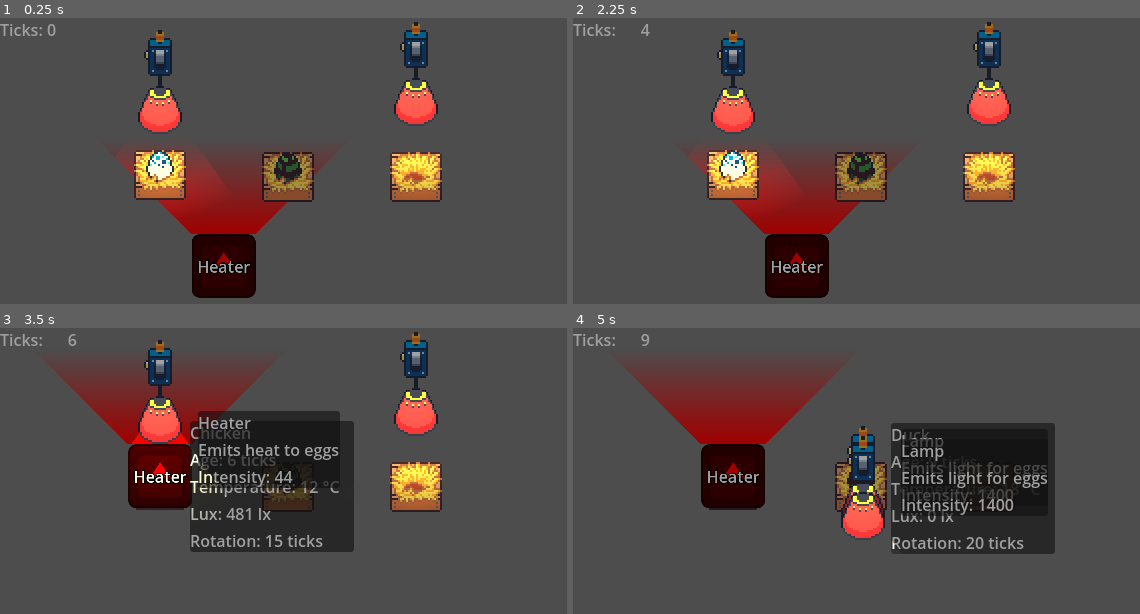
Above: before the commit, frames 1-4 (two rows, left to right).
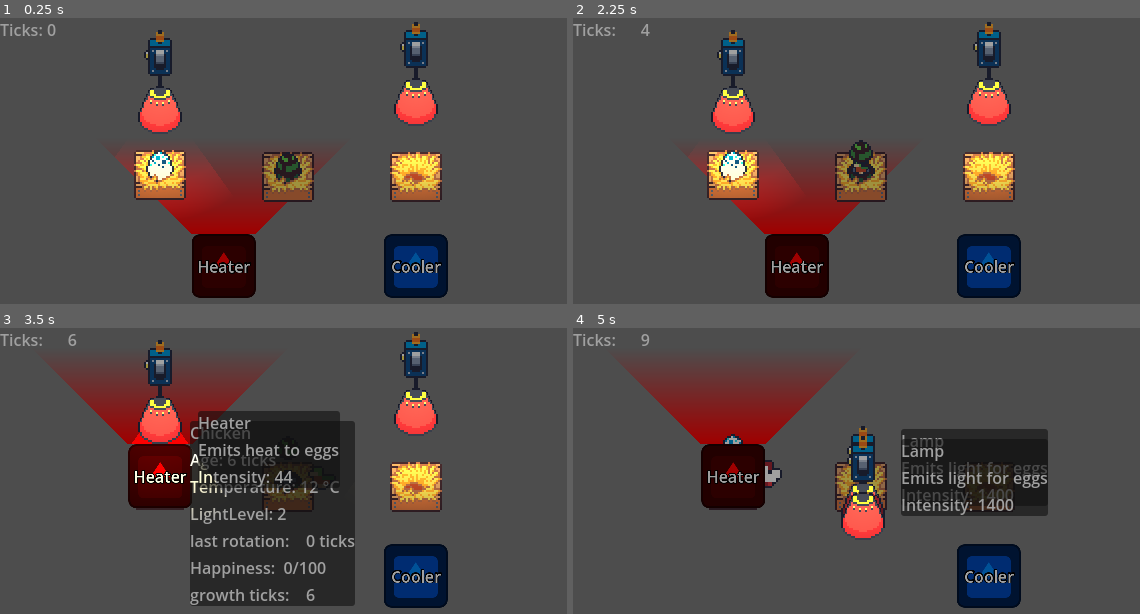
Above: after the commit, the same moments.

Repository: Chris-GW/eggs_incubation_station
Game: Godot game, scene res://main.tscn
The game is run twice, just before and just after one commit, with the same random seed, the same clock (stepped at 60 frames per second) and the same inputs. The engine's default icon, where the game draws it, is replaced by a stand-in: a white triangle on a blue panel in a dark square.
Inputs (mouse positions are in pixels of both pictures, inside the frame that each line leads up to):
- Up to frame 1 (0.25 s): no input
- Up to frame 2 (2.25 s): tap Enter at 0.5, 2 s; drag from (731, 175) to (986, 178) at 0.52 s; tap Space at 1.25 s; drag from (862, 178) to (799, 266) at 1.27 s; move the mouse to (986, 178) at 2.02 s; click (986, 178) at 2.17 s
- Up to frame 3 (3.5 s): drag from (226, 576) to (158, 476) at 2.77 s
- Up to frame 4 (5 s): tap Space at 3.5 s; drag from (731, 393) to (862, 476) at 3.52 s; drag from (986, 385) to (862, 488) at 4.27 s

The runs differ from the first frame. In frame 1, 2.5% of the frame differs, in the area x 67-80%, y 75-98%; in frame 2, 2.8%; in frame 3, 8.7%, in the area x 33-80%, y 33-98%; in frame 4, 7.7%.

Commit message:
first working hatching eggs

Diff:
--- a/main.tscn
+++ b/main.tscn
@@ -6,6 +6,7 @@
 [ext_resource type="PackedScene" uid="uid://bb2c5mlyg7sy4" path="res://scenes/devices/heater.tscn" id="3_h2yge"]
 [ext_resource type="Resource" uid="uid://5hgtftfyu4uv" path="res://scripts/egg_creatures/creature_duck.tres" id="4_lquwl"]
 [ext_resource type="PackedScene" uid="uid://m7nn74deuc3m" path="res://scenes/devices/hanging_lamp.tscn" id="6_7mycd"]
+[ext_resource type="PackedScene" uid="uid://brnwpac523qw7" path="res://scenes/devices/cooler.tscn" id="7_272bh"]
 
 [node name="Main" type="Node2D"]
 script = ExtResource("1_ig7tw")
@@ -33,6 +34,9 @@
 [node name="HangingLamp2" parent="Map" instance=ExtResource("6_7mycd")]
 position = Vector2(416, 56)
 
+[node name="Cooler" parent="Map" instance=ExtResource("7_272bh")]
+position = Vector2(416, 248)
+
 [node name="GameTickTimer" type="Timer" parent="."]
 wait_time = 0.5
 autostart = true
@@ -46,4 +50,7 @@
 [node name="CanvasModulate" type="CanvasModulate" parent="."]
 color = Color(0.625597, 0.625597, 0.625597, 1)
 
+[node name="Camera2D" type="Camera2D" parent="."]
+anchor_mode = 0
+
 [connection signal="timeout" from="GameTickTimer" to="." method="_on_game_tick_timer_timeout"]
--- a/scenes/devices/hanging_lamp.tscn
+++ b/scenes/devices/hanging_lamp.tscn
@@ -68,6 +68,7 @@
 texture = SubResource("AtlasTexture_nvrtj")
 
 [node name="HoverPanelContainer" type="PanelContainer" parent="."]
+visible = false
 z_index = 5
 offset_left = 38.0
 offset_top = -49.0
--- a/scenes/devices/heater.tscn
+++ b/scenes/devices/heater.tscn
@@ -53,7 +53,6 @@
 polygon = PackedVector2Array(32, -32, 128, -128, -128, -128, -32, -32)
 
 [node name="HoverPanelContainer" type="PanelContainer" parent="."]
-visible = false
 z_index = 5
 offset_left = 38.0
 offset_top = -65.0
--- a/scenes/egg.tscn
+++ b/scenes/egg.tscn
@@ -11,14 +11,6 @@
 [sub_resource type="CircleShape2D" id="CircleShape2D_34461"]
 radius = 16.0312
 
-[sub_resource type="Animation" id="Animation_34461"]
-resource_name = "crack_egg"
-
-[sub_resource type="AnimationLibrary" id="AnimationLibrary_ifgqj"]
-_data = {
-&"crack_egg": SubResource("Animation_34461")
-}
-
 [node name="Egg" type="Area2D" groups=["eggs"]]
 monitoring = false
 script = ExtResource("1_qlus4")
@@ -29,10 +21,6 @@
 texture = SubResource("AtlasTexture_qlus4")
 
 [node name="CollisionShape2D" type="CollisionShape2D" parent="."]
+visible = false
 shape = SubResource("CircleShape2D_34461")
 debug_color = Color(0.792, 0.168, 0.95, 0.4)
-
-[node name="AnimationPlayer" type="AnimationPlayer" parent="."]
-libraries = {
-&"": SubResource("AnimationLibrary_ifgqj")
-}
--- /dev/null
+++ b/scenes/hatching_egg.tscn
@@ -0,0 +1,137 @@
+[gd_scene load_steps=9 format=3 uid="uid://diea6012w0e58"]
+
+[ext_resource type="Texture2D" uid="uid://db3gu7d6rsodx" path="res://assets/eggs/Colorful.png" id="1_hpn3s"]
+[ext_resource type="Texture2D" uid="uid://cxtliepbtfjd6" path="res://assets/eggs/Creatures Color.png" id="2_2d7kv"]
+
+[sub_resource type="AtlasTexture" id="AtlasTexture_rx8pr"]
+atlas = ExtResource("1_hpn3s")
+region = Rect2(96, 128, 16, 16)
+
+[sub_resource type="AtlasTexture" id="AtlasTexture_5pqc7"]
+atlas = ExtResource("2_2d7kv")
+region = Rect2(0, 16, 16, 16)
+
+[sub_resource type="AtlasTexture" id="AtlasTexture_yt237"]
+atlas = ExtResource("1_hpn3s")
+region = Rect2(80, 128, 16, 16)
+
+[sub_resource type="Animation" id="Animation_rx8pr"]
+length = 0.001
+tracks/0/type = "value"
+tracks/0/imported = false
+tracks/0/enabled = true
+tracks/0/path = NodePath("CreatureSprite:position")
+tracks/0/interp = 1
+tracks/0/loop_wrap = true
+tracks/0/keys = {
+"times": PackedFloat32Array(0),
+"transitions": PackedFloat32Array(1),
+"update": 0,
+"values": [Vector2(0, 0)]
+}
+tracks/1/type = "value"
+tracks/1/imported = false
+tracks/1/enabled = true
+tracks/1/path = NodePath("CreatureSprite:scale")
+tracks/1/interp = 1
+tracks/1/loop_wrap = true
+tracks/1/keys = {
+"times": PackedFloat32Array(0),
+"transitions": PackedFloat32Array(1),
+"update": 0,
+"values": [Vector2(2, 2)]
+}
+tracks/2/type = "value"
+tracks/2/imported = false
+tracks/2/enabled = true
+tracks/2/path = NodePath("UpperEggshellSprite:position")
+tracks/2/interp = 1
+tracks/2/loop_wrap = true
+tracks/2/keys = {
+"times": PackedFloat32Array(0),
+"transitions": PackedFloat32Array(1),
+"update": 0,
+"values": [Vector2(0, -24)]
+}
+
+[sub_resource type="Animation" id="Animation_2d7kv"]
+resource_name = "hatch_egg"
+length = 2.0
+step = 0.05
+tracks/0/type = "value"
+tracks/0/imported = false
+tracks/0/enabled = true
+tracks/0/path = NodePath("CreatureSprite:position")
+tracks/0/interp = 1
+tracks/0/loop_wrap = true
+tracks/0/keys = {
+"times": PackedFloat32Array(0, 0.24, 0.42, 0.6, 0.83, 1),
+"transitions": PackedFloat32Array(1, 1, 1, 1, 1, 1),
+"update": 0,
+"values": [Vector2(0, 0), Vector2(0, 0), Vector2(3, -6), Vector2(12, -8), Vector2(23, -5), Vector2(34, 0)]
+}
+tracks/1/type = "value"
+tracks/1/imported = false
+tracks/1/enabled = true
+tracks/1/path = NodePath("CreatureSprite:scale")
+tracks/1/interp = 1
+tracks/1/loop_wrap = true
+tracks/1/keys = {
+"times": PackedFloat32Array(0, 0.5),
+"transitions": PackedFloat32Array(1, 1),
+"update": 0,
+"values": [Vector2(0.5, 0.5), Vector2(2, 2)]
+}
+tracks/2/type = "value"
+tracks/2/imported = false
+tracks/2/enabled = true
+tracks/2/path = NodePath("UpperEggshellSprite:position")
+tracks/2/interp = 1
+tracks/2/loop_wrap = true
+tracks/2/keys = {
+"times": PackedFloat32Array(0, 0.5),
+"transitions": PackedFloat32Array(1, 1),
+"update": 0,
+"values": [Vector2(0, 0), Vector2(0, -26)]
+}
+tracks/3/type = "method"
+tracks/3/imported = false
+tracks/3/enabled = true
+tracks/3/path = NodePath(".")
+tracks/3/interp = 1
+tracks/3/loop_wrap = true
+tracks/3/keys = {
+"times": PackedFloat32Array(2),
+"transitions": PackedFloat32Array(1),
+"values": [{
+"args": [],
+"method": &"queue_free"
+}]
+}
+
+[sub_resource type="AnimationLibrary" id="AnimationLibrary_5pqc7"]
+_data = {
+&"RESET": SubResource("Animation_rx8pr"),
+&"hatch_egg": SubResource("Animation_2d7kv")
+}
+
+[node name="HatchingEgg" type="Node2D"]
+
+[node name="LowerEggshellSprite" type="Sprite2D" parent="."]
+scale = Vector2(2, 2)
+texture = SubResource("AtlasTexture_rx8pr")
+
+[node name="CreatureSprite" type="Sprite2D" parent="."]
+scale = Vector2(2, 2)
+texture = SubResource("AtlasTexture_5pqc7")
+
+[node name="UpperEggshellSprite" type="Sprite2D" parent="."]
+position = Vector2(0, -24)
+scale = Vector2(2, 2)
+texture = SubResource("AtlasTexture_yt237")
+
+[node name="AnimationPlayer" type="AnimationPlayer" parent="."]
+libraries = {
+&"": SubResource("AnimationLibrary_5pqc7")
+}
+autoplay = "hatch_egg"
--- a/scenes/incubation_station.tscn
+++ b/scenes/incubation_station.tscn
@@ -72,16 +72,26 @@
 layout_mode = 2
 text = "Temperature: 21.5 °C"
 
-[node name="LuxLabel" type="Label" parent="HoverPanelContainer/BoxContainer"]
+[node name="LightLevelLabel" type="Label" parent="HoverPanelContainer/BoxContainer"]
 unique_name_in_owner = true
 layout_mode = 2
-text = "Lux: 0.0 lx"
+text = "LightLevel: DARK"
 
 [node name="RotationTimerLabel" type="Label" parent="HoverPanelContainer/BoxContainer"]
 unique_name_in_owner = true
 layout_mode = 2
 text = "Rotation: 12.0 sec"
 
+[node name="HappinessLabel" type="Label" parent="HoverPanelContainer/BoxContainer"]
+unique_name_in_owner = true
+layout_mode = 2
+text = "Happiness: 63/100"
+
+[node name="GrowthLabel" type="Label" parent="HoverPanelContainer/BoxContainer"]
+unique_name_in_owner = true
+layout_mode = 2
+text = "growth ticks: 512"
+
 [connection signal="input_event" from="." to="." method="_on_input_event"]
 [connection signal="mouse_entered" from="." to="." method="_on_mouse_entered"]
 [connection signal="mouse_exited" from="." to="." method="_on_mouse_exited"]
--- a/scripts/devices/hanging_lamp.gd
+++ b/scripts/devices/hanging_lamp.gd
@@ -43,14 +43,16 @@
 
 
 func apply_heat_to(egg: Egg) -> void:
-	var temp_target := get_temperature_for(egg)
-	var difference := temp_target - egg.lux
-	egg.lux += difference
-
-func get_temperature_for(egg: Egg) -> float:
-	var distance := self.global_position.distance_to(egg.global_position)
-	var max_distance := 128.0
-	return intensity * (1.0 - distance / max_distance)
+	var max_distance := 110.0
+	var half_distance = max_distance / 2.0
+	var distance := egg_effect_area_2d.global_position.distance_to(egg.global_position)
+	if distance < half_distance:
+		if egg.light_level == EggCreature.LightLevel.DARK:
+			egg.light_level = EggCreature.LightLevel.DIMM
+		else:
+			egg.light_level = EggCreature.LightLevel.BRIGHT
+	if distance > half_distance:
+		egg.light_level = EggCreature.LightLevel.BRIGHT
 
 
 func set_enabled(_enabled: bool) -> void:
--- a/scripts/devices/heater.gd
+++ b/scripts/devices/heater.gd
@@ -70,11 +70,10 @@
 	egg_effect_area_2d.visible = enabled
 
 
-func _on_input_event(viewport: Node, event: InputEvent, shape_idx: int) -> void:
+func _on_input_event(_viewport: Node, event: InputEvent, _shape_idx: int) -> void:
 	if (event is InputEventMouseButton
-				and event.button_index == MOUSE_BUTTON_LEFT
-				and event.is_pressed()
-				and event.double_click):
+				and event.button_index == MOUSE_BUTTON_RIGHT
+				and event.is_pressed()):
 		enabled = !enabled
 
 	if (event is InputEventMouseButton
--- a/scripts/egg.gd
+++ b/scripts/egg.gd
@@ -1,12 +1,16 @@
 class_name Egg
 extends Area2D
+
+const HATCHING_EGG = preload("res://scenes/hatching_egg.tscn")
 
 @export var egg_creature: EggCreature : set = set_egg_creature
 
 @export var age_ticks := 0
 @export var temperature := 0.0
-@export var lux := 0.0
-@export var rotation_ticks_left := 0
+@export var light_level := EggCreature.LightLevel.DARK
+@export var ticks_since_last_rotation := 0
+@export var happiness := 0.0
+@export var growth_ticks := 0
 
 @onready var sprite_2d: Sprite2D = $Sprite2D
 
@@ -19,7 +23,6 @@
 	egg_creature = _egg_creature
 	if is_node_ready():
 		sprite_2d.texture = egg_creature.get_egg_texture()
-		rotation_ticks_left = egg_creature.ideal_rotation_ticks
 
 
 func play_crack_animation() -> void:
@@ -27,3 +30,33 @@
 	for frame_idx in crack_animation_frame_count:
 		sprite_2d.texture = egg_creature.get_egg_texture(frame_idx)
 		await get_tree().create_timer(0.25).timeout
+
+
+func is_good_temp() -> bool:
+	var min_temp := egg_creature.preferred_temp_range.x
+	var max_temp := egg_creature.preferred_temp_range.y
+	return min_temp <= temperature and temperature <= max_temp
+
+func is_good_light_level() -> bool:
+	return light_level == egg_creature.preferred_light_level
+
+func is_good_rotation() -> bool:
+	var allowed_deviation := 3.0
+	var difference := ticks_since_last_rotation - egg_creature.preferred_rotation_interval
+	return abs(difference) <= allowed_deviation
+
+func is_happy_enough() -> bool:
+	return happiness >= egg_creature.happiness_threshold
+
+func is_ready_to_hatch() -> bool:
+	return growth_ticks >= egg_creature.growth_duration
+
+
+func hatch_egg() -> void:
+	var hatching_egg := HATCHING_EGG.instantiate()
+	hatching_egg.get_node("UpperEggshellSprite").texture = egg_creature.get_egg_texture(5)
+	hatching_egg.get_node("LowerEggshellSprite").texture = egg_creature.get_egg_texture(6)
+	hatching_egg.get_node("CreatureSprite").texture = egg_creature.get_creature_texture()
+	self.add_sibling(hatching_egg)
+	hatching_egg.global_position = global_position
+	queue_free()
--- a/scripts/egg_creatures/creature_chicken.tres
+++ b/scripts/egg_creatures/creature_chicken.tres
@@ -121,8 +121,11 @@
 name = "Chicken"
 description = "A Chicken likes it warm and dark"
 sprites = SubResource("SpriteFrames_v3xbe")
-ideal_temperature = 41.0
-ideal_lux = 7.0
-ideal_rotation_ticks = 15
+preferred_temp_range = Vector2(0, 0)
+preferred_light_level = 0
+preferred_rotation_interval = 16
 heat_rate = 2.0
+happiness_rate = 3.0
+happiness_threshold = 0.0
+growth_duration = 8
 metadata/_custom_type_script = "uid://mtgmwpb24w7d"
--- a/scripts/egg_creatures/creature_duck.tres
+++ b/scripts/egg_creatures/creature_duck.tres
@@ -121,8 +121,11 @@
 name = "Duck"
 description = "A Duck can swim and wants it cool"
 sprites = SubResource("SpriteFrames_j2mle")
-ideal_temperature = 22.0
-ideal_lux = 24.0
-ideal_rotation_ticks = 20
+preferred_temp_range = Vector2(12, 18)
+preferred_light_level = 2
+preferred_rotation_interval = 26
 heat_rate = 3.0
+happiness_rate = 1.0
+happiness_threshold = 0.0
+growth_duration = 4
 metadata/_custom_type_script = "uid://mtgmwpb24w7d"
--- a/scripts/egg_creatures/egg_creature.gd
+++ b/scripts/egg_creatures/egg_creature.gd
@@ -1,16 +1,29 @@
 class_name EggCreature
 extends Resource
+
+enum LightLevel { DARK, DIMM, BRIGHT, }
 
 @export var name: String
 @export var description: String
 @export var sprites: SpriteFrames
 
-@export var ideal_temperature: float
-@export var ideal_lux: float
-@export var ideal_rotation_ticks: int
+@export_category("Growth Conditions")
+## Acceptable temperature range (°C) where the egg remains happy.
+## Vector2(x = min_temperature, y = max_temperature)
+@export var preferred_temp_range: Vector2
+## Preferred ambient light level for optimal egg happiness
+@export var preferred_light_level: LightLevel
+## Ideal time (in ticks) between each required rotation for the egg to remain happy
+@export var preferred_rotation_interval: int
 
-## how quickly the egg can heat or cool (°C/tick)
+## How quickly the egg absorbs or loses heat (°C per tick)
 @export var heat_rate: float
+## Rate of happiness change per tick (positive or negative)
+@export var happiness_rate: float
+## Minimum happiness level (0–100) required for the egg to grow
+@export var happiness_threshold: float
+## Total time (in ticks) the egg needs to grow before it can hatch
+@export var growth_duration: int
 
 
 func get_creature_texture() -> Texture2D:
--- a/scripts/incubation_station.gd
+++ b/scripts/incubation_station.gd
@@ -20,8 +20,13 @@
 
 
 func next_game_tick() -> void:
-	if egg:
-		egg.age_ticks += 1
+	if not egg:
+		return
+	egg.age_ticks += 1
+	if egg and egg.is_happy_enough():
+		egg.growth_ticks += 1
+	if egg and egg.is_ready_to_hatch():
+		egg.hatch_egg()
 
 
 func post_game_tick() -> void:
@@ -34,8 +39,10 @@
 	%CreatureLabel.text = egg.egg_creature.name
 	%AgeLabel.text = "Age: %d ticks" % egg.age_ticks
 	%TemperatureLabel.text = "Temperature: %0.1d °C" % egg.temperature
-	%LuxLabel.text = "Lux: %0.1d lx" % egg.lux
-	%RotationTimerLabel.text = "Rotation: %2d ticks" % egg.rotation_ticks_left
+	%LightLevelLabel.text = "LightLevel: %s" % egg.light_level
+	%RotationTimerLabel.text = "last rotation: %4d ticks" % egg.ticks_since_last_rotation
+	%HappinessLabel.text = "Happiness: %2d/100" % egg.happiness
+	%GrowthLabel.text = "growth ticks: %4d" % egg.growth_ticks
 
 
 func _on_mouse_entered() -> void:
@@ -44,7 +51,7 @@
 func _on_mouse_exited() -> void:
 	hover_panel_container.visible = false
 
-func _on_input_event(viewport: Node, event: InputEvent, shape_idx: int) -> void:
+func _on_input_event(_viewport: Node, event: InputEvent, _shape_idx: int) -> void:
 	if (event is InputEventMouseButton
 				and event.button_index == MOUSE_BUTTON_LEFT
 				and event.is_pressed()
Not shown: 1 places in main.tscn that only renumber resources
Not shown: 1 places in scenes/egg.tscn that only renumber resources
